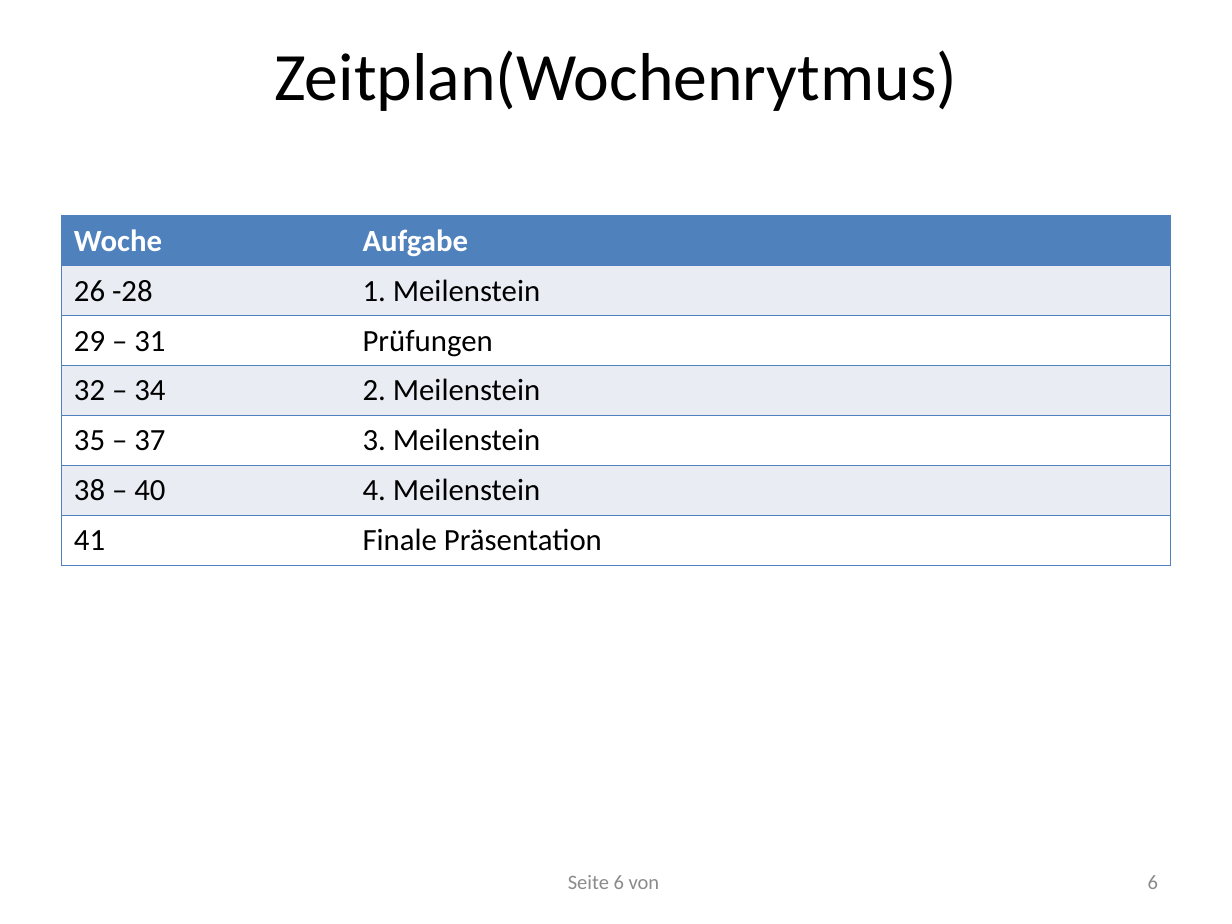
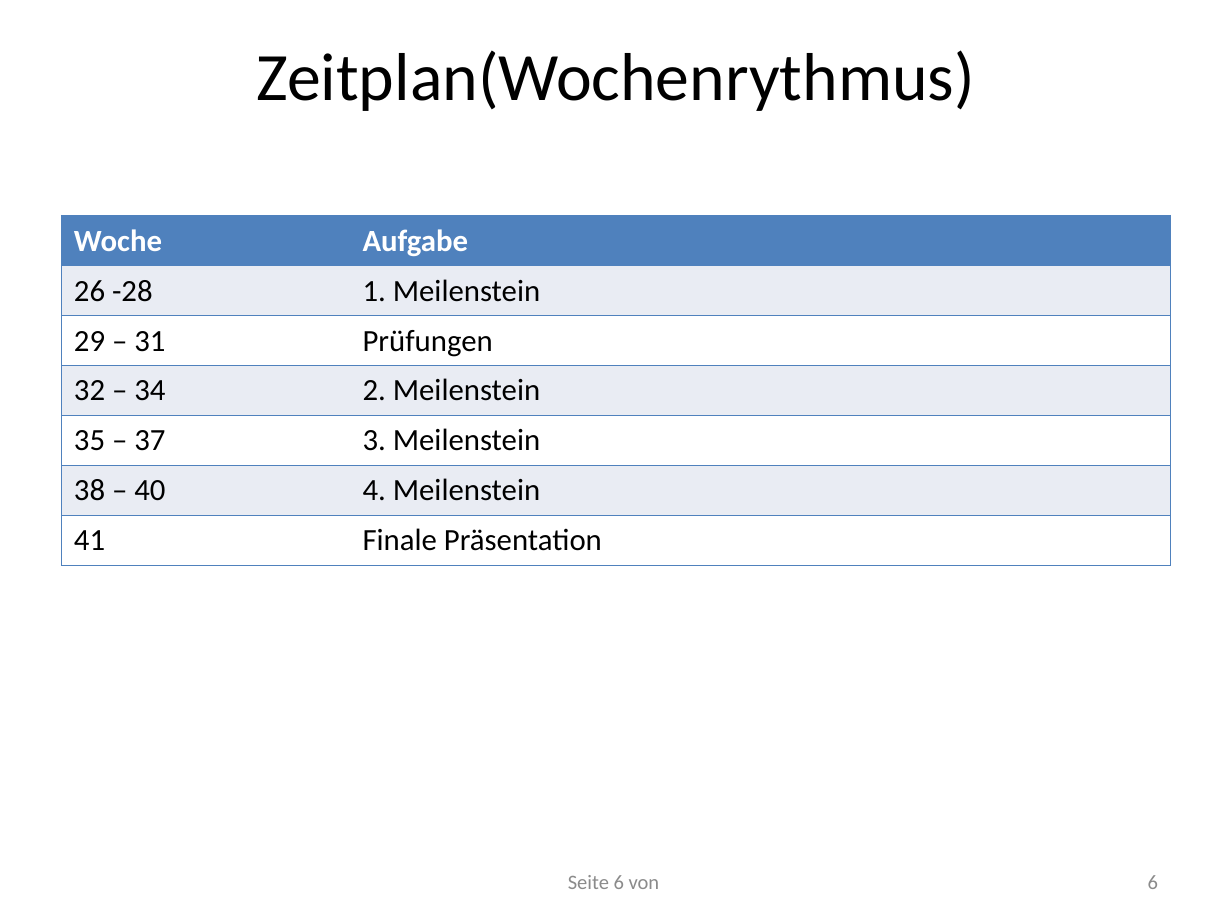
Before and after one commit to RamoramaInteractive/GDV-Projekt, a slide deck: slide 6 of Planungspraesentation-Mitte Juni/Planungspräsentation V. 1.pptx. Drawn at 1232x924 pixels with LibreOffice and Linux fonts; fonts in the diff are those of the drawing. Boxes give left, top, right and bottom in pixels: in the first picture for what was removed or moved away, otherwise in the second. Text is boxed around its words. In the diff, an @@ line names an element or a change of style, - is before the commit and + after.

```diff
--- a/Planungspraesentation-Mitte Juni/Planungspräsentation V. 1.pptx
+++ b/Planungspraesentation-Mitte Juni/Planungspräsentation V. 1.pptx
@@ title at bbox=[256, 50, 974, 111]: text changed @@
-Zeitplan(Wochenrytmus)
+Zeitplan(Wochenrythmus)
```
Also in this commit, not shown: 4 other slides changed.
